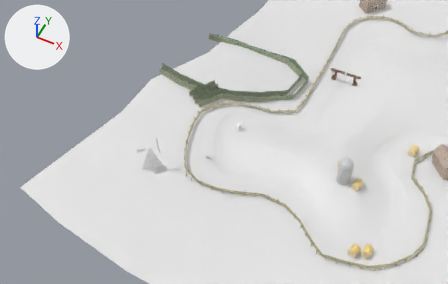
An edit to the Blender file media/trunk/tracks/farm/farm.blend, drawn before and after from the same camera.
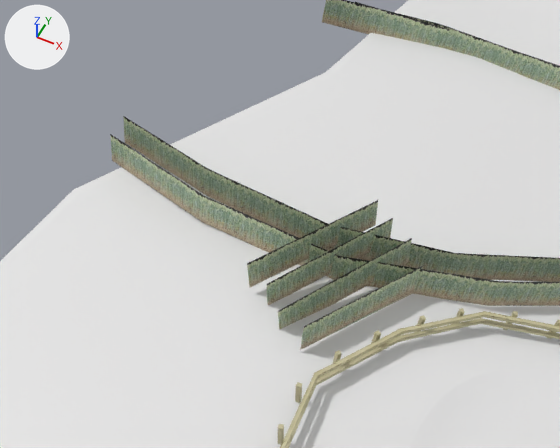
Each version appears first from a 50 mm lens placed at (79.9, -376.4, 343.7), pointed at (-62.0, -92.6, -11.0), and next in a close-up from a 50 mm lens placed at (-61.6, -142.0, 104.8), pointed at (-96.2, -72.9, 18.4). Every picture has the same lights, and +X, +Y and +Z are marked at upper left. The older version's two pictures come first.

The first close-up shows 'fence.002', 'racetrack', 'wheat.001', 'wheat1', 'wheat2', 'wheat2.001', 'wheat3', 'wheat4'.
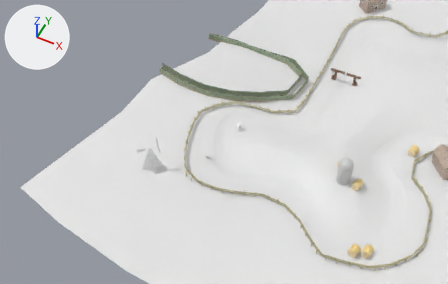
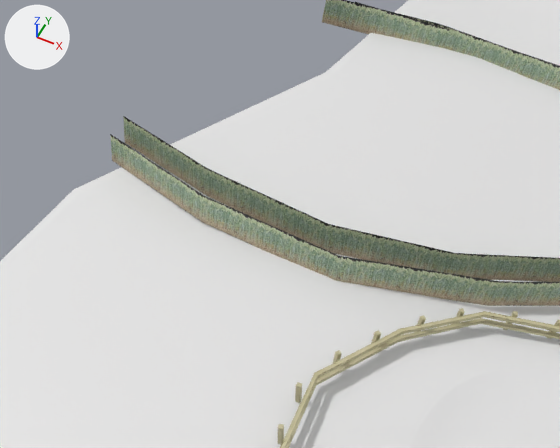
Pixel boxes (x1, y1, x2, y2) of what changed, in the close-ups (560 x 448 px):
'wheat3', hidden: before (247, 200, 378, 288)
'wheat1', hidden: before (278, 238, 412, 329)
'wheat2', hidden: before (300, 265, 424, 350)
'wheat4', hidden: before (267, 218, 393, 305)

The edits, one by one:
Object 'wheat3' (ob_wheat3) turns from (1.8, -0.6, 13) to (0, 0, 0) degrees about x, y and z.
Object 'wheat3' (ob_wheat3) is rescaled from (0.58, 0.58, 0.58) to (1.0, 1.0, 1.0).
Object 'wheat3' (ob_wheat3) moves from (-93.7, -76.6, 15.1) to (0.0, 0.0, 0.0).
Object 'wheat3' (ob_wheat3) is now hidden.
Object 'wheat4' (ob_wheat4) turns from (11, -7, 9) to (0, 0, 0) degrees about x, y and z.
Object 'wheat4' (ob_wheat4) is rescaled from (0.561, 0.561, 0.561) to (1.0, 1.0, 1.0).
Object 'wheat4' (ob_wheat4) moves from (-85.7, -68.7, 14.4) to (0.0, 0.0, 0.0).
Object 'wheat4' (ob_wheat4) is now hidden.
Object 'wheat2' (ob_wheat2) turns from (5.6, -2.2, 13) to (0, 0, 0) degrees about x, y and z.
Object 'wheat2' (ob_wheat2) is rescaled from (0.544, 0.544, 0.544) to (1.0, 1.0, 1.0).
Object 'wheat2' (ob_wheat2) moves from (-78.7, -71.9, 12.8) to (0.0, 0.0, 0.0).
Object 'wheat2' (ob_wheat2) is now hidden.
Object 'wheat1' (ob_wheat1) turns from (3.2, -1.5, 14) to (0, 0, 0) degrees about x, y and z.
Object 'wheat1' (ob_wheat1) is rescaled from (0.591, 0.591, 0.591) to (1.0, 1.0, 1.0).
Object 'wheat1' (ob_wheat1) moves from (-85.9, -80.3, 12.7) to (0.0, 0.0, 0.0).
Object 'wheat1' (ob_wheat1) is now hidden.
